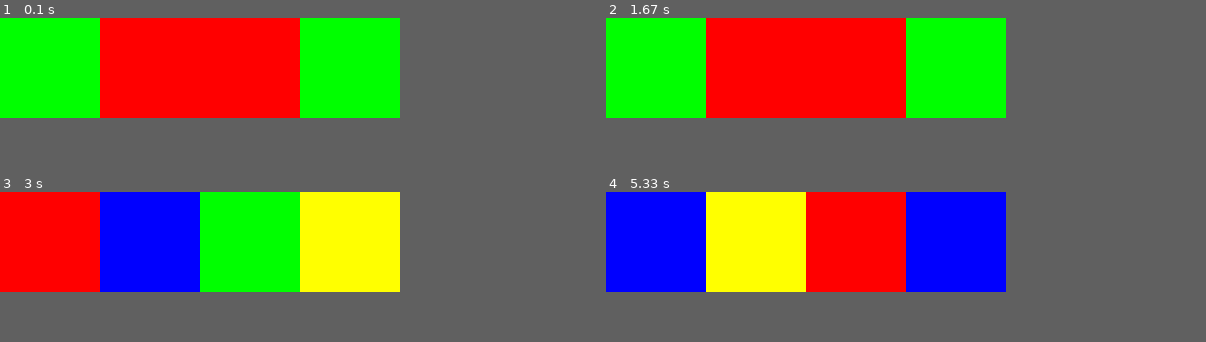
Above: before the commit, frames 1-4 (two rows, left to right).
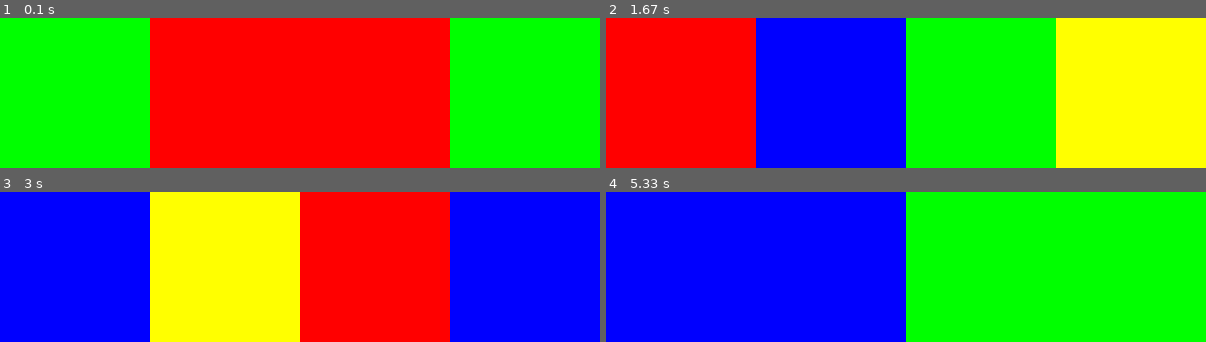
Above: after the commit, the same moments.

Repository: jduffey/watchgirl
Game: pygame game, started from pygametest.py
Same seed, same stepped clock (60 frames per second), same inputs: the game is played once before the commit and once after it.
Inputs:
- Up to frame 1 (0.1 s): no input
- Up to frame 2 (1.67 s): no input
- Up to frame 3 (3 s): no input
- Up to frame 4 (5.33 s): no input
In our replay, the window is 400x100 before the commit and 600x150 after it. These sizes can differ from the game's own. Grey fills any space a smaller window leaves; there, only what the larger window draws over its background counts as a difference.

The runs differ from the first frame. In frame 1, 39% of the frame differs, in the area x 16-75%, y 0-100%; in frame 2, 58%; in frame 3, 61%, in the area x 0-75%, y 0-100%; in frame 4, 50%.

Commit message:
Clean up some code; refactor/extract window title variable

Diff:
--- a/pygametest.py
+++ b/pygametest.py
@@ -10,10 +10,10 @@
 
 pygame.init()
 
-APP_SQUARE_SIZE = 600
+windowTitle = 'Identifier #580CD2E889BD - Onett Art Museum Main Entrance'
 
-APP_X_SIZE = 400
-APP_Y_SIZE = 100
+APP_X_SIZE = 600
+APP_Y_SIZE = 150
 
 myRed = (255, 0, 0)
 myBlue = (0, 0, 255)
@@ -23,20 +23,14 @@
 myLightRed = (255, 180, 180)
 myLightBLue = (190, 190, 255)
 
-# squareOne = (0, 0, APP_SQUARE_SIZE/2, APP_SQUARE_SIZE/2)
-# squareTwo = (APP_SQUARE_SIZE/2, 0, APP_SQUARE_SIZE, APP_SQUARE_SIZE/2)
-# squareThree = (0, APP_SQUARE_SIZE/2, APP_SQUARE_SIZE/2, APP_SQUARE_SIZE)
-# squareFour = (APP_SQUARE_SIZE/2, APP_SQUARE_SIZE/2, APP_SQUARE_SIZE, APP_SQUARE_SIZE)
-
 squareOne = (0, 0, 1 * APP_X_SIZE/4, APP_Y_SIZE)
 squareTwo = (1 * APP_X_SIZE/4, 0, 2 * APP_X_SIZE/4, APP_Y_SIZE)
 squareThree = (2 * APP_X_SIZE/4, 0, 3 * APP_X_SIZE/4, APP_Y_SIZE)
 squareFour = (3 * APP_X_SIZE/4, 0, 4 * APP_X_SIZE/4, APP_Y_SIZE)
 
 screen = pygame.display.set_mode((APP_X_SIZE, APP_Y_SIZE))
-pygame.display.set_caption('Identifier #580CD2E889BD - Onett Art Museum Main Entrance')
+pygame.display.set_caption(windowTitle)
 pygame.mouse.set_visible(True)
-#pygame.mouse.set_visible(False)
 squareThatIsTheSizeOfTheScreen = pygame.Surface(screen.get_size())
 squareThatIsTheSizeOfTheScreen.fill((255, 255, 255))
 screen.blit(squareThatIsTheSizeOfTheScreen, (0, 0))
@@ -64,7 +58,7 @@
     pygame.draw.rect(screen, getRandomColor(), squareThree)
     pygame.draw.rect(screen, getRandomColor(), squareFour)
     pygame.display.flip()
-    time.sleep(2)
+    time.sleep(1)
     #print(time.time())
     # squareThatIsTheSizeOfTheScreen.fill((255, 255, 255))
     # screen.blit(squareThatIsTheSizeOfTheScreen, (0, 0))
